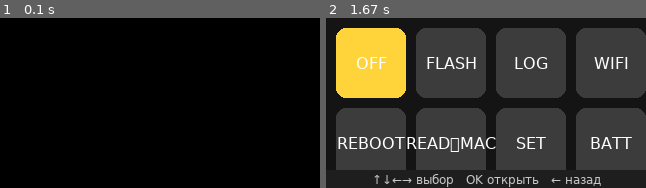
Above: before the commit, frames 1-2 (left to right).
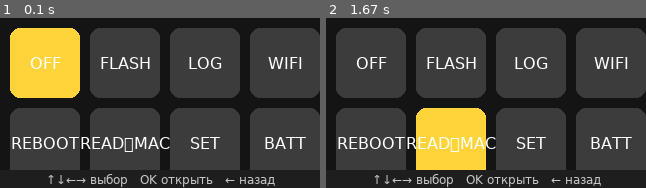
Above: after the commit, the same moments.

Repository: MADyavchik/smart_programmer
Game: pygame game, started from newmenu.py
The game is run twice, just before and just after one commit, with the same random seed, the same clock (stepped at 60 frames per second) and the same inputs.
Inputs:
- Up to frame 1 (0.1 s): no input
- Up to frame 2 (1.67 s): no input

The runs differ from the first frame. In frame 1, 78% of the frame differs, in the area x 0-100%, y 5-100%; in frame 2, 16%.

Commit message:
newmenu_1

Diff:
--- a/newmenu.py
+++ b/newmenu.py
@@ -114,42 +114,93 @@
 
 
 # ---------- чтение GPIO-кнопок ----------
-def read_gpio_input():
-    if not GPIO.input(KEY_UP):
-        return "UP"
-    if not GPIO.input(KEY_DOWN):
-        return "DOWN"
-    if not GPIO.input(KEY_LEFT):
-        return "LEFT"
-    if not GPIO.input(KEY_RIGHT):
-        return "RIGHT"
-    if not GPIO.input(KEY_OK):
-        return "OK"
-    if not GPIO.input(KEY_BACK):
-        return "BACK"
+# ---- Заменить старую функцию read_gpio_input() и главный цикл main() на этот блок ----
+
+# карта пинов -> имя события
+PIN_TO_KEY = {
+    KEY_UP: "UP",
+    KEY_DOWN: "DOWN",
+    KEY_LEFT: "LEFT",
+    KEY_RIGHT: "RIGHT",
+    KEY_OK: "OK",
+    KEY_BACK: "BACK",
+}
+
+# для антидребезга и детекции фронтов
+last_pin_state = {pin: True for pin in PIN_TO_KEY.keys()}  # True == PUD_UP (not pressed)
+last_event_time = {pin: 0 for pin in PIN_TO_KEY.keys()}
+DEBOUNCE_SEC = 0.15
+
+def poll_buttons():
+    """
+    Возвращает название события при обнаружении перехода HIGH->LOW (нажатия).
+    Возвращает None если нет нового события.
+    Реализован debounce по времени и ожидание отпускания — функция сама не ждёт отпускания,
+    но основная логика в main ниже ожидает отпускания для OK, если нужно.
+    """
+    now = time.time()
+    for pin, name in PIN_TO_KEY.items():
+        state = GPIO.input(pin)  # True == not pressed, False == pressed (pull-up)
+        last = last_pin_state[pin]
+        # detect falling edge
+        if last and not state:
+            # возможное нажатие
+            if now - last_event_time[pin] >= DEBOUNCE_SEC:
+                last_event_time[pin] = now
+                last_pin_state[pin] = state
+                return name
+        # update state when released (rising edge) so next press can be detected
+        if not last and state:
+            last_pin_state[pin] = state
     return None
 
-
-# ---------- основной цикл ----------
+def wait_release(pin, timeout=1.5):
+    """
+    Блокирует до отпускания кнопки или timeout.
+    Используется чтобы не генерировать авто-повтор при удержании.
+    """
+    start = time.time()
+    while GPIO.input(pin) == GPIO.LOW and (time.time() - start) < timeout:
+        time.sleep(0.01)
+
 def main():
-    while True:
-        for event in pygame.event.get():
-            if event.type == pygame.QUIT:
-                pygame.quit()
-                GPIO.cleanup()
-                sys.exit()
-
-        key = read_gpio_input()
-        if key:
-            if key == "BACK":
-                print("[BACK] pressed")
-            else:
-                menu.handle_input(key)
-            time.sleep(0.2)  # антидребезг
-
-        menu.draw(screen)
-        clock.tick(30)
-
-
+    try:
+        while True:
+            for event in pygame.event.get():
+                if event.type == pygame.QUIT:
+                    pygame.quit()
+                    GPIO.cleanup()
+                    return
+
+            ev = poll_buttons()
+            if ev:
+                # если OK — ждём отпускания кнопки, чтобы не было множества срабатываний
+                if ev == "OK":
+                    menu.handle_input("OK")
+                    wait_release(KEY_OK)
+                elif ev == "BACK":
+                    # твоя логика для BACK
+                    print("[BACK] pressed")
+                    wait_release(KEY_BACK)
+                else:
+                    # стрелки — просто прокрутка, можно не ждать отпускания
+                    if ev == "UP":
+                        menu.handle_input("UP")
+                    elif ev == "DOWN":
+                        menu.handle_input("DOWN")
+                    elif ev == "LEFT":
+                        menu.handle_input("LEFT")
+                    elif ev == "RIGHT":
+                        menu.handle_input("RIGHT")
+                # краткая пауза после обработки, дополнительный защитный механизм
+                time.sleep(0.05)
+
+            menu.draw(screen)
+            clock.tick(30)
+
+    finally:
+        GPIO.cleanup()
+
+# если файл запускается как main
 if __name__ == "__main__":
     main()
